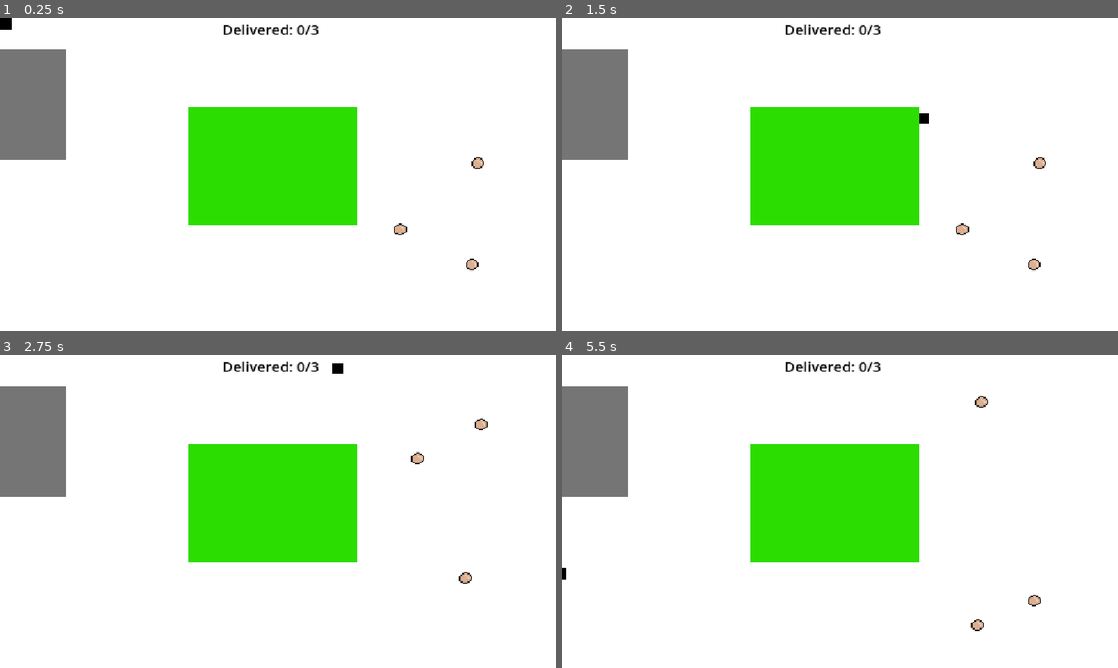
Above: before the commit, frames 1-4 (two rows, left to right).
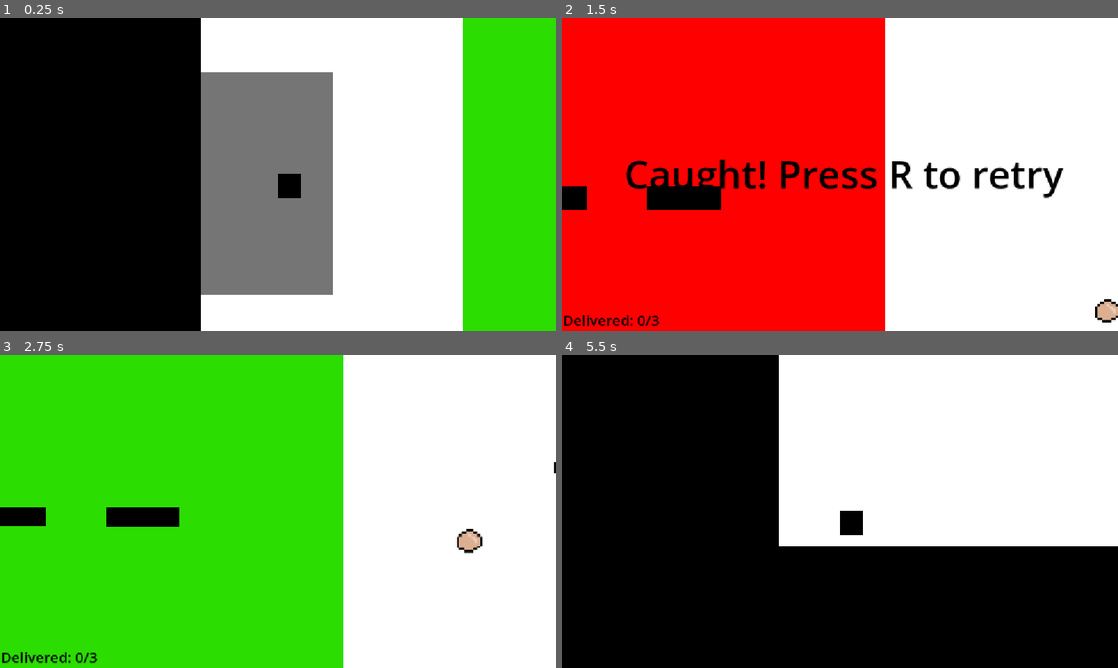
Above: after the commit, the same moments.

Repository: HarisKhanFr/dont-wake-the-giant
Game: Godot game, scene res://main.tscn
Same seed, same stepped clock (60 frames per second), same inputs: the game is played once before the commit and once after it.
Inputs:
- Up to frame 1 (0.25 s): no input
- Up to frame 2 (1.5 s): tap Enter at 0.5 s; hold D (move_right) 0.53-1.28 s; tap E (drop) at 0.6, 1.35 s; hold S (move_down) from 1.28 s (still down)
- Up to frame 3 (2.75 s): tap R (restart) at 2 s; release S (move_down) at 2.03 s; hold D (move_right) from 2.03 s (still down); tap E (drop) at 2.1 s
- Up to frame 4 (5.5 s): release D (move_right) at 2.78 s; hold W (move_up) 2.78-3.53 s; tap E (drop) every 0.75 s from 2.85 to 5.1 s; tap R (restart) at 3.5, 4.25, 5 s; hold A (move_left) 3.53-5.03 s; hold S (move_down) from 5.03 s (still down)

The runs differ from the first frame. In frame 1, 72% of the frame differs, in the area x 0-100%, y 0-100%; in frame 2, 62%; in frame 3, 53%; in frame 4, 71%.

Commit message:
Add camera, map limits, and giant waking up warning

Diff:
--- a/dont-wake-the-giant/main.gd
+++ b/dont-wake-the-giant/main.gd
@@ -1,12 +1,13 @@
 extends Node2D
 
+@export var warning_time: float = 0.5
 @export var awakeFor: float = 1.0 #how long the giant is awake for
 @export var sleepFor: float = 5.0 #sleep duration of the giant
 var dropped_food_scene: PackedScene = preload("res://dropped_food.tscn")
 var item_scene: PackedScene = preload("res://item.tscn")
 var delivered_count: int = 0
 var is_awake: bool = false #keeps track of giants sleep status
-
+@onready var giant_start_position: Vector2 = $Giant.position
 # Called when the node enters the scene tree for the first time.
 func _ready() -> void:
 	var spawn_size = $ItemSpawnArea/CollisionShape2D.shape.size
@@ -25,6 +26,15 @@
 # Called every frame. 'delta' is the elapsed time since the previous frame.
 func _process(delta: float) -> void:
 	pass
+	var timer_is_running = not $GiantTimer.is_stopped()
+	var giant_is_sleeping = not is_awake
+	var almost_awake = $GiantTimer.time_left <= warning_time
+	if timer_is_running and giant_is_sleeping and almost_awake:
+		var shake_x = randf_range(-5.0, 5.0)
+		var shake_y = randf_range(-5.0, 5.0)
+		$Giant.position = giant_start_position + Vector2(shake_x, shake_y)
+	else:
+		$Giant.position = giant_start_position
 
 func _pauseGame() -> void:
 	$GiantTimer.stop()
@@ -63,10 +73,14 @@
 		$Giant.color = Color.GREEN
 		$GiantTimer.start(sleepFor)
 		is_awake = false
+		$Giant/LeftEye.size.y = 5
+		$Giant/RightEye.size.y = 5
 	else:
 		$Giant.color = Color.RED
 		$GiantTimer.start(awakeFor)
 		is_awake = true
+		$Giant/LeftEye.size.y = 25
+		$Giant/RightEye.size.y = 25
 
 func _on_mouse_hole_body_entered(body: Node2D) -> void:
 	if body == $Player and $Player/HeldItem.visible == true:
@@ -74,3 +88,9 @@
 
 func _on_mouse_hole_body_exited(body: Node2D) -> void:
 	$UI/DropPrompt.visible = false # Replace with function body.
+
+
+func _on_giant_touch_body_entered(body: Node2D) -> void:
+	pass # Replace with function body.
+	if body == $Player and not is_awake:
+		$GiantTimer.start(warning_time)
--- a/dont-wake-the-giant/main.tscn
+++ b/dont-wake-the-giant/main.tscn
@@ -7,8 +7,11 @@
 [sub_resource type="RectangleShape2D" id="RectangleShape2D_mghdt"]
 size = Vector2(137, 231)
 
+[sub_resource type="RectangleShape2D" id="RectangleShape2D_pqory"]
+size = Vector2(558, 387)
+
 [sub_resource type="RectangleShape2D" id="RectangleShape2D_5kaua"]
-size = Vector2(282, 512)
+size = Vector2(225.5, 558)
 
 [node name="Main" type="Node2D" unique_id=536632652]
 script = ExtResource("1_0xm2m")
@@ -32,14 +35,39 @@
 shape = SubResource("RectangleShape2D_mghdt")
 
 [node name="Player" parent="." unique_id=2018673414 instance=ExtResource("1_ig7tw")]
+position = Vector2(80, 170)
 speed = 982
 
+[node name="Camera2D" type="Camera2D" parent="Player" unique_id=2119311366]
+zoom = Vector2(2, 2)
+
 [node name="Giant" type="ColorRect" parent="." unique_id=1373639065]
-offset_left = 390.0
-offset_top = 184.0
-offset_right = 740.0
-offset_bottom = 429.0
+offset_left = 272.0
+offset_right = 830.0
+offset_bottom = 387.0
 color = Color(0.16933584, 0.86448616, 0, 1)
+
+[node name="GiantTouch" type="Area2D" parent="Giant" unique_id=1548773036]
+
+[node name="CollisionShape2D" type="CollisionShape2D" parent="Giant/GiantTouch" unique_id=1709080352]
+position = Vector2(279, 193.5)
+shape = SubResource("RectangleShape2D_pqory")
+
+[node name="LeftEye" type="ColorRect" parent="Giant" unique_id=553502998]
+layout_mode = 0
+offset_left = 174.0
+offset_top = 182.0
+offset_right = 250.0
+offset_bottom = 201.0
+color = Color(0, 0, 0, 1)
+
+[node name="RightEye" type="ColorRect" parent="Giant" unique_id=135330526]
+layout_mode = 0
+offset_left = 312.0
+offset_top = 182.0
+offset_right = 388.0
+offset_bottom = 202.0
+color = Color(0, 0, 0, 1)
 
 [node name="GiantTimer" type="Timer" parent="." unique_id=1081365877]
 wait_time = 5.0
@@ -79,10 +107,10 @@
 text = "Press E to drop item"
 
 [node name="ScoreLabel" type="Label" parent="UI" unique_id=880757643]
-offset_left = 461.0
-offset_top = 2.0
-offset_right = 661.0
-offset_bottom = 44.0
+offset_left = 2.0
+offset_top = 604.0
+offset_right = 202.0
+offset_bottom = 646.0
 theme_override_colors/font_color = Color(0, 0, 0, 1)
 theme_override_font_sizes/font_size = 30
 text = "Delivered: 0/3"
@@ -101,11 +129,12 @@
 monitorable = false
 
 [node name="CollisionShape2D" type="CollisionShape2D" parent="ItemSpawnArea" unique_id=285195371]
-position = Vector2(11, 6)
+position = Vector2(95.75, 20)
 shape = SubResource("RectangleShape2D_5kaua")
 
 [node name="SpawnedItems" type="Node2D" parent="." unique_id=1434024517]
 
 [connection signal="body_entered" from="MouseHole" to="." method="_on_mouse_hole_body_entered"]
 [connection signal="body_exited" from="MouseHole" to="." method="_on_mouse_hole_body_exited"]
+[connection signal="body_entered" from="Giant/GiantTouch" to="." method="_on_giant_touch_body_entered"]
 [connection signal="timeout" from="GiantTimer" to="." method="_on_giant_timer_timeout"]
--- a/dont-wake-the-giant/player.gd
+++ b/dont-wake-the-giant/player.gd
@@ -9,3 +9,5 @@
 func _physics_process(delta):
 	get_input()
 	move_and_slide()
+	position.x = clamp(position.x, 0.0, 1128.0)
+	position.y = clamp(position.y, 0.0, 624.0)
--- a/dont-wake-the-giant/project.godot
+++ b/dont-wake-the-giant/project.godot
@@ -66,3 +66,4 @@
 rendering_device/driver.windows="d3d12"
 renderer/rendering_method="gl_compatibility"
 renderer/rendering_method.mobile="gl_compatibility"
+environment/defaults/default_clear_color=Color(0, 0, 0, 1)
